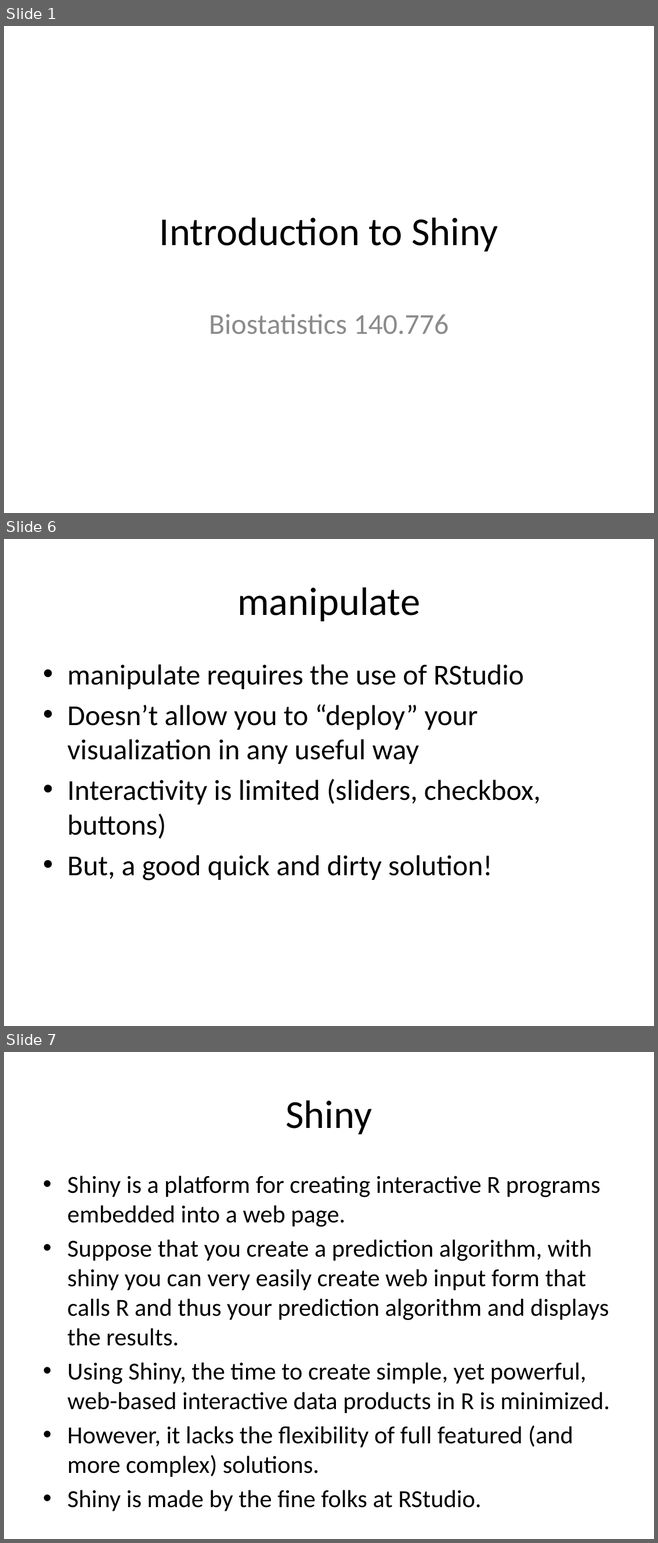
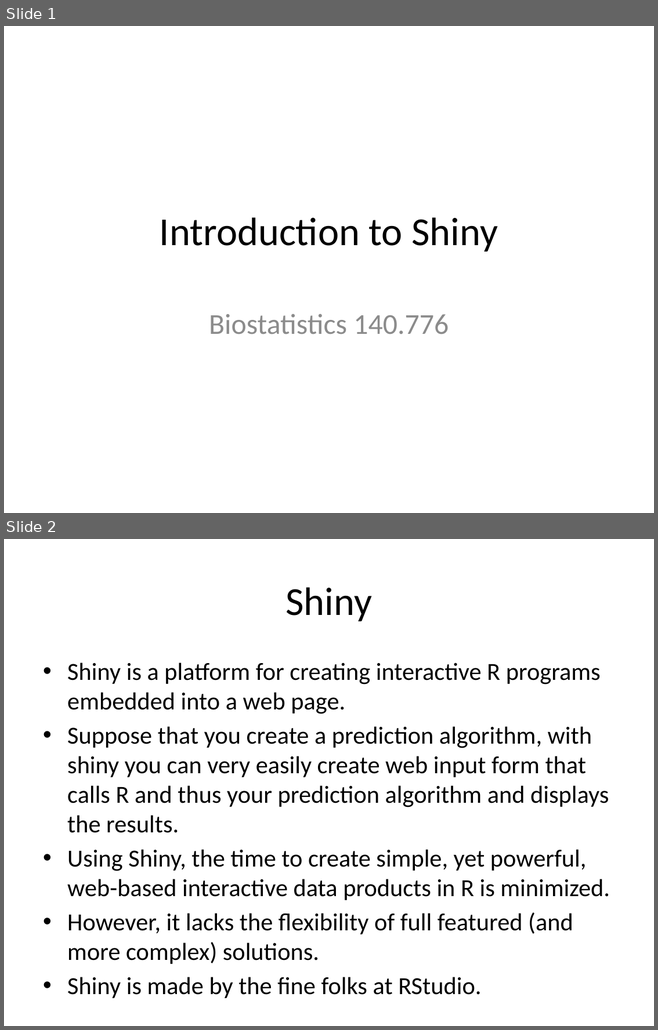
Before and after one commit to Max201510/Biostat776, a slide deck: notes/shiny.pptx. Shown one above the other, each under a label of ours: slides 1, 6 and 7 before the commit, slides 1 and 2 after it; the slides between them are not shown. The pictures are 658x1543 and 658x1030 pixels, drawn with LibreOffice and Linux fonts; fonts in the diff are those of the drawing. Boxes give left, top, right and bottom in pixels: in the first picture for what was removed or moved away, otherwise in the second. Text is boxed around its words. In the diff, an @@ line names an element or a change of style, - is before the commit and + after.

```diff
--- a/notes/shiny.pptx
+++ b/notes/shiny.pptx
@@ slide 6 removed at (x1=4, y1=539, x2=654, y2=1026), background #FFFFFF @@
@@ title removed at (x1=237, y1=587, x2=420, y2=621) @@
-manipulate
@@ text removed at (x1=67, y1=664, x2=540, y2=881) @@
-• manipulate requires the use of RStudio
-• Doesn’t allow you to “deploy” your visualization in any useful way
-• Interactivity is limited (sliders, checkbox, buttons)
-• But, a good quick and dirty solution!
@@ what was slide 7 is now slide 2 @@
```
Also in this commit, not shown: 2 slides changed, 4 other slides removed, 2 other files.
